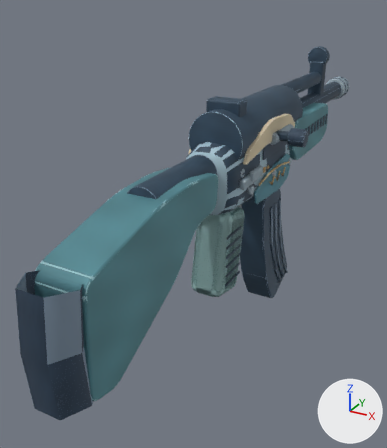
The glTF model models/csgo/anime-galil.glb as it was, and as the next commit left it.
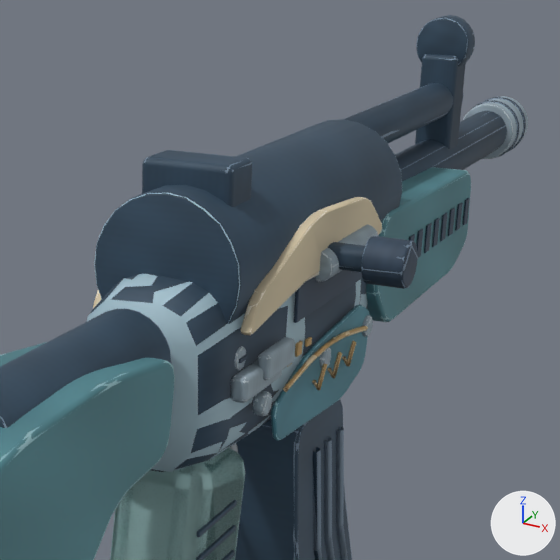
Old and new are each drawn whole from a 50 mm camera at (0.292, -0.636, 0.228) aimed at (-0.07, 0.021, -0.101) and again close up on the part from 40% to 93% of the width and 9% to 55% of the height. Lighting does not change. The marker at lower right points along +X, +Y and +Z. The last two pictures show the newer version. Where no turn or scale is listed for an object, it has been applied to the vertices. Vertices at exactly the same position are counted once.

The first close-up shows 'World hardware', 'World paint', 'bolt_Machined edges', 'bolt_Polymer', 'weapon_Inset blue ceramic', 'weapon_Machined edges', 'weapon_Parkerized steel', 'weapon_Polymer', 'weapon_Walnut laminate', 'weapon_Weapon finish / Ivory enamel', 'weapon_Weapon finish / Parkerized steel', 'weapon_Weapon finish / Walnut laminate' and 3 more.
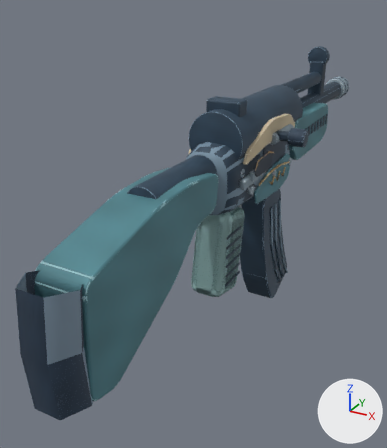
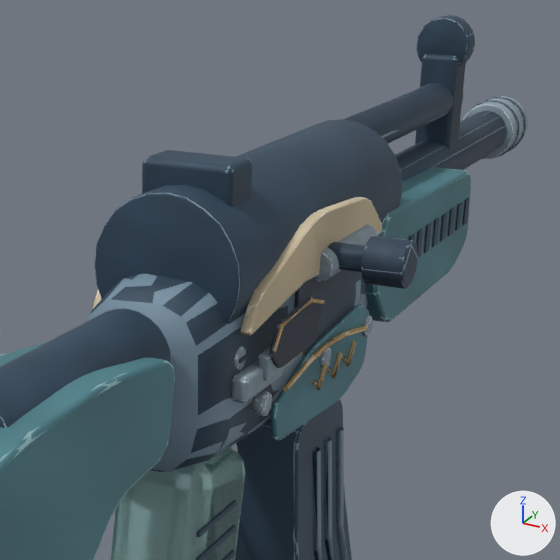
Patch to the scene script:
```diff
--- a/models/csgo/anime-galil.glb.py
+++ b/models/csgo/anime-galil.glb.py
@@ img_painted_recessed_graphite_mechanism @@
+img_painted_recessed_graphite_mechanism = load_image('Painted Recessed graphite mechanism', '_unpacked/Painted_Recessed_graphite_mechanism', 192, 192, 'sRGB')
@@ mat_recessed_graphite_mechanism @@
+mat_recessed_graphite_mechanism = bpy.data.materials.new('Recessed graphite mechanism')
+# uses the picture img_painted_recessed_graphite_mechanism
@@ me_world_weapon_surface @@
 # used by ob_world_hardware; location = (0.0, 0.0, 0.0)
-me_world_weapon_surface.from_pydata(...)  # 1909 vertices, 3350 faces; spans x -0.049..0.084, y -0.381..0.55, z -0.272..0.131
+me_world_weapon_surface.from_pydata(...)  # 1972 vertices, 3456 faces; spans x -0.049..0.084, y -0.381..0.55, z -0.272..0.131
+# me_world_weapon_surface part 1: a new loose piece of 13 vertices spanning x 0.047..0.049, y -0.031..0.031, z 0.016..0.031, in mat_world_weapon_hardware
+# me_world_weapon_surface part 2: 83 vertices removed from x -0.044..0.084, y -0.045..0.207, z -0.038..0.1; 38 vertices added at x -0.044..0.083, y -0.045..0.207, z -0.037..0.077
+# other edits to the shape of me_world_weapon_surface do not show in these pictures
 me_world_weapon_surface.materials.append(mat_world_weapon_hardware)
@@ me_world_weapon_surface_001 @@
 me_world_weapon_surface_001.from_pydata(...)  # 353 vertices, 682 faces; spans x -0.042..0.042, y -0.348..0.33, z -0.123..0.09
 # used by ob_world_paint; location = (0.0, 0.0, 0.0)
+# me_world_weapon_surface_001 part 3: 290 faces centred in x -0.037..0.037, y -0.075..0.18, z -0.044..0.089 are repainted in the vertex colours; the middle colour goes from blue #a6c2ce to greyish blue #7a92a3
 me_world_weapon_surface_001.materials.append(mat_weapon_finish___world)
@@ me_ejection_port_recess @@
+me_ejection_port_recess.from_pydata(...)  # 450 vertices, 892 faces; spans x -0.0009..0.0949, y -0.0324..0.0308, z 0.0051..0.0316
+me_ejection_port_recess.materials.append(mat_recessed_graphite_mechanism)
@@ ob_weapon_recessed_graphite_mechanism @@
+ob_weapon_recessed_graphite_mechanism = bpy.data.objects.new('weapon_Recessed graphite mechanism', me_ejection_port_recess)
+ob_weapon_recessed_graphite_mechanism.location = (-0.047, 0.0, 0.0)
```

Where the change shows, as pixel boxes (x1, y1, x2, y2) in the close-ups (560 x 560 px):
'weapon_Recessed graphite mechanism', added
    after: (269, 297, 322, 368)
part 1 of me_world_weapon_surface, added
    after: (275, 298, 325, 351)
part 2 of me_world_weapon_surface, reshaped
    before: (144, 157, 418, 440)
    after: (144, 161, 418, 440)
part 3 of me_world_weapon_surface_001, recoloured
    both: (87, 193, 368, 472)
